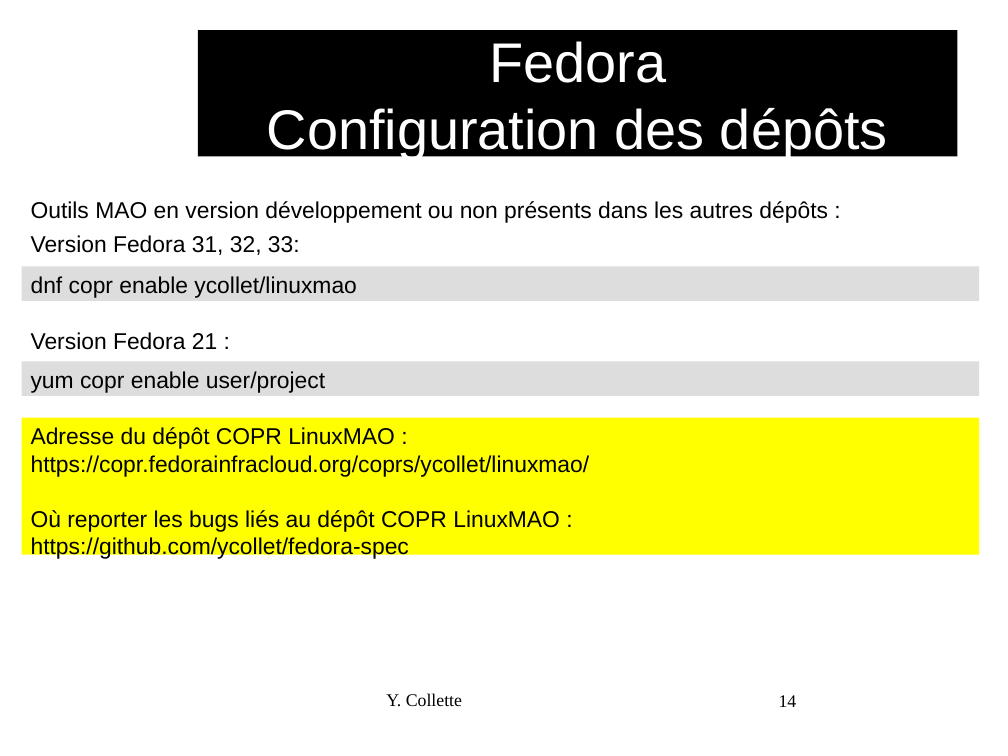
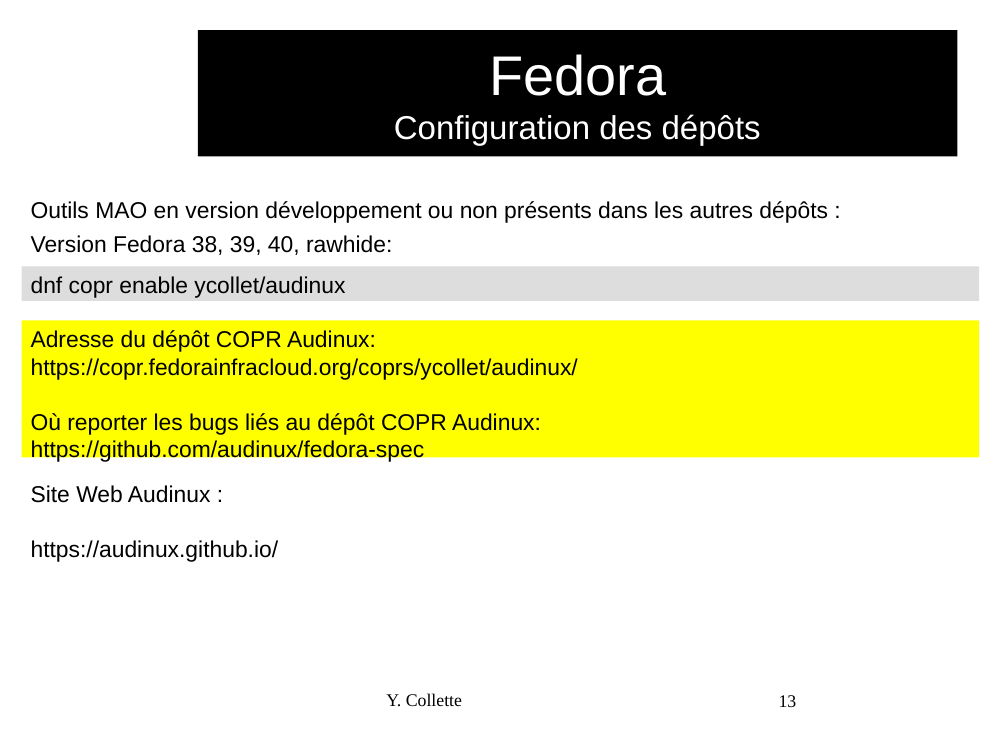
Before and after one commit to audinux/audinux.github.io, a slide deck: slide 13 of workshop/audio/LinuxIntro.odp (slide 14 before the commit). Drawn at 1008x756 pixels with LibreOffice and Linux fonts; fonts in the diff are those of the drawing; background and template pictures are left out. Boxes give left, top, right and bottom in pixels: in the first picture for what was removed or moved away, otherwise in the second. Text is boxed around its words. In the diff, an @@ line names an element or a change of style, - is before the commit and + after.

Commit message:
update slides

```diff
--- a/workshop/audio/LinuxIntro.odp
+++ b/workshop/audio/LinuxIntro.odp
@@ title "Fedora Configuration des dépôts" at <box>198,30,959,156</box>: size 44 to 26 pt in "Configuration des dépôts" @@
@@ text at <box>31,235,392,255</box>: text changed @@
-Version Fedora 31, 32, 33:
+Version Fedora 38, 39, 40, rawhide:
@@ text in rectangle at <box>31,276,345,298</box>: text changed @@
-dnf copr enable ycollet/linuxmao
+dnf copr enable ycollet/audinux
@@ rectangle "Adresse du dépôt COPR Audinux:": place and size @@
-rectangle "Adresse du dépôt COPR Audinux:" at <box>22,418,980,555</box>
+rectangle "Adresse du dépôt COPR Audinux:" at <box>22,320,980,457</box>
@@ text in rectangle at <box>31,330,578,463</box>: text changed @@
-Adresse du dépôt COPR LinuxMAO :
-https://copr.fedorainfracloud.org/coprs/ycollet/linuxmao/
-Où reporter les bugs liés au dépôt COPR LinuxMAO :
-https://github.com/ycollet/fedora-spec
+Adresse du dépôt COPR Audinux:
+https://copr.fedorainfracloud.org/coprs/ycollet/audinux/
+Où reporter les bugs liés au dépôt COPR Audinux:
+https://github.com/audinux/fedora-spec
@@ text removed at <box>31,332,217,350</box> @@
-Version Fedora 21 :
@@ rectangle removed at <box>22,361,980,396</box> @@
-yum copr enable user/project
@@ text added at <box>31,485,279,562</box>, 18 pt, text #000000 @@
+Site Web Audinux :
+https://audinux.github.io/
@@ page number at <box>779,695,797,707</box>: text changed @@
-14
+13
```
Also in this commit, not shown: 7 other slides changed, 1 slide added, 1 slide removed, 23 other files.
